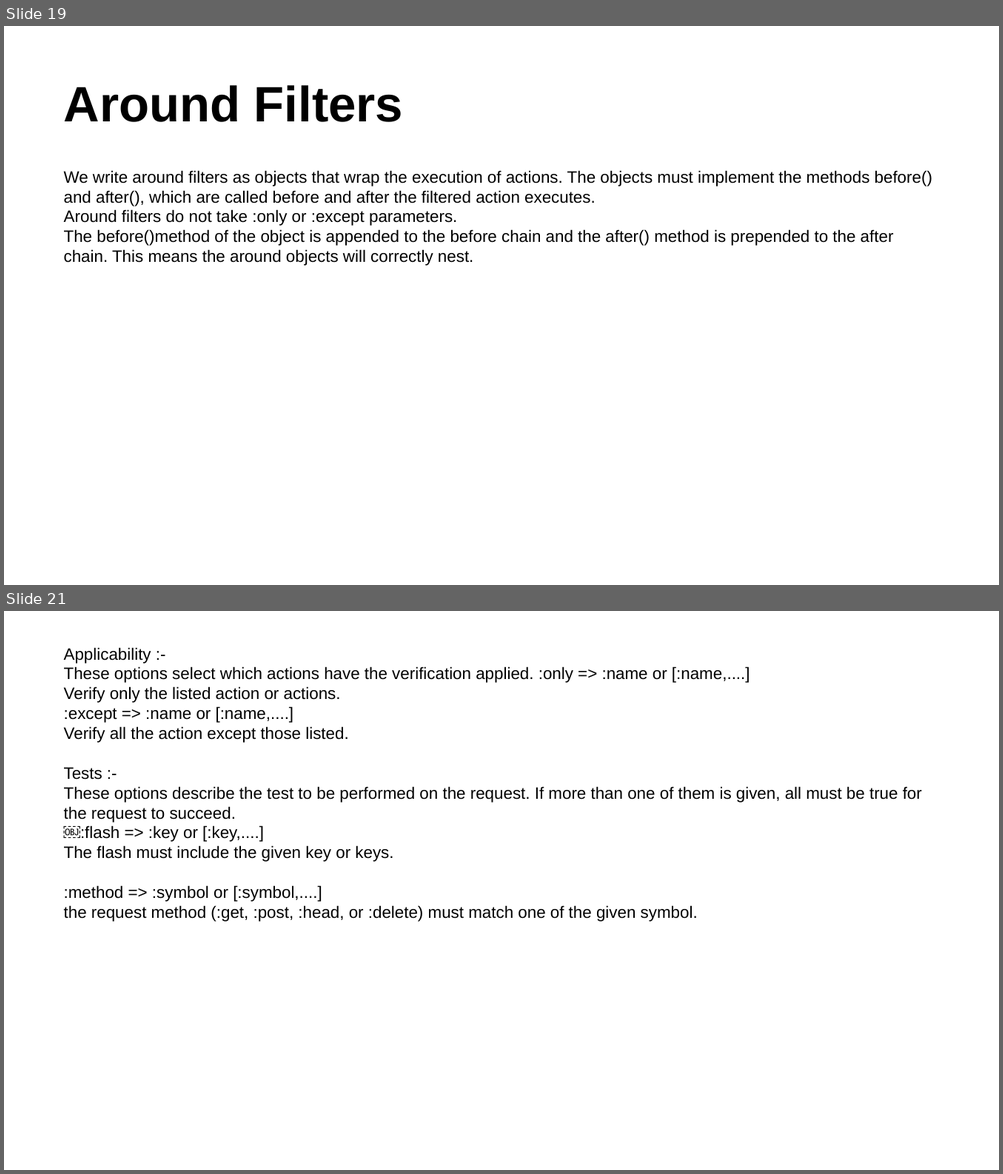
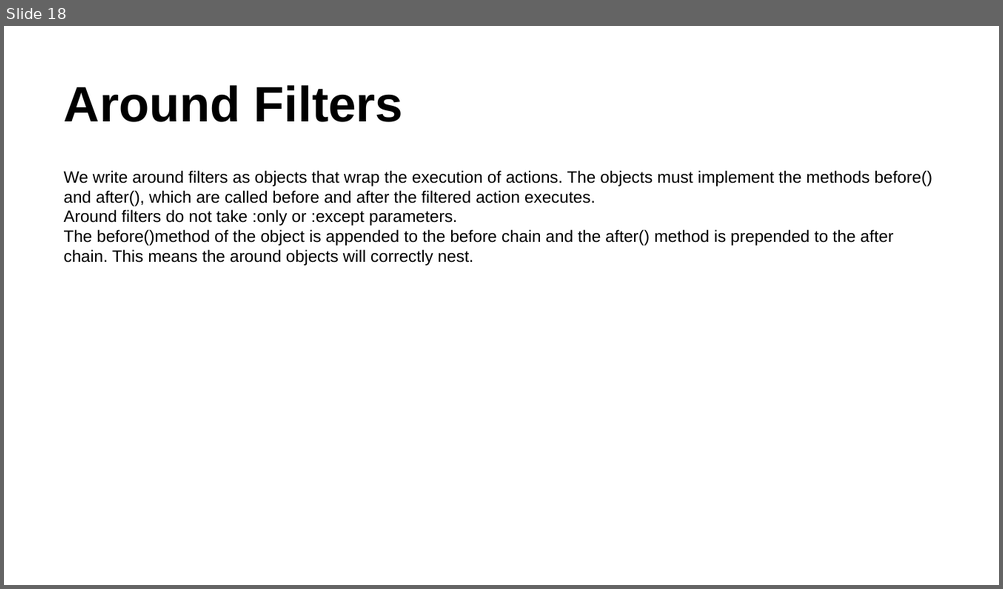
Before and after one commit to rubypool/rails-training-material, a slide deck: Ruby On Rails Deck - Controller.pptx. Shown one above the other, each under a label of ours: slides 19 and 21 before the commit, slide 18 after it; the slides between them are not shown. The pictures are 1003x1174 and 1003x589 pixels, drawn with LibreOffice and Linux fonts; fonts in the diff are those of the drawing. Boxes give left, top, right and bottom in pixels: in the first picture for what was removed or moved away, otherwise in the second. Text is boxed around its words. In the diff, an @@ line names an element or a change of style, - is before the commit and + after.

```diff
--- a/Ruby On Rails Deck - Controller.pptx
+++ b/Ruby On Rails Deck - Controller.pptx
@@ slide 21 removed at [4, 611, 999, 1170], background #FFFFFF @@
@@ text removed at [64, 647, 922, 922] @@
-Applicability :-
-These options select which actions have the verification applied. :only => :name or [:name,....]
-Verify only the listed action or actions.
-:except => :name or [:name,....]
-Verify all the action except those listed.
-Tests :-
-These options describe the test to be performed on the request. If more than one of them is given, all must be true for the request to succeed.
-￼:flash => :key or [:key,....]
-The flash must include the given key or keys.
-:method => :symbol or [:symbol,....]
-the request method (:get, :post, :head, or :delete) must match one of the given symbol.
@@ what was slide 19 is now slide 18 @@
```
Also in this commit, not shown: 2 slides changed, 3 other slides removed.
